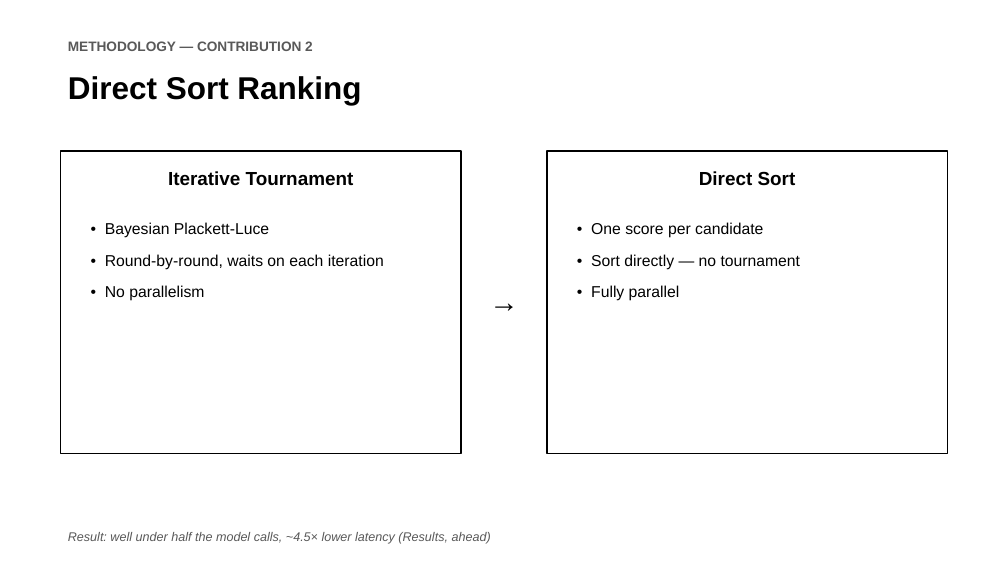
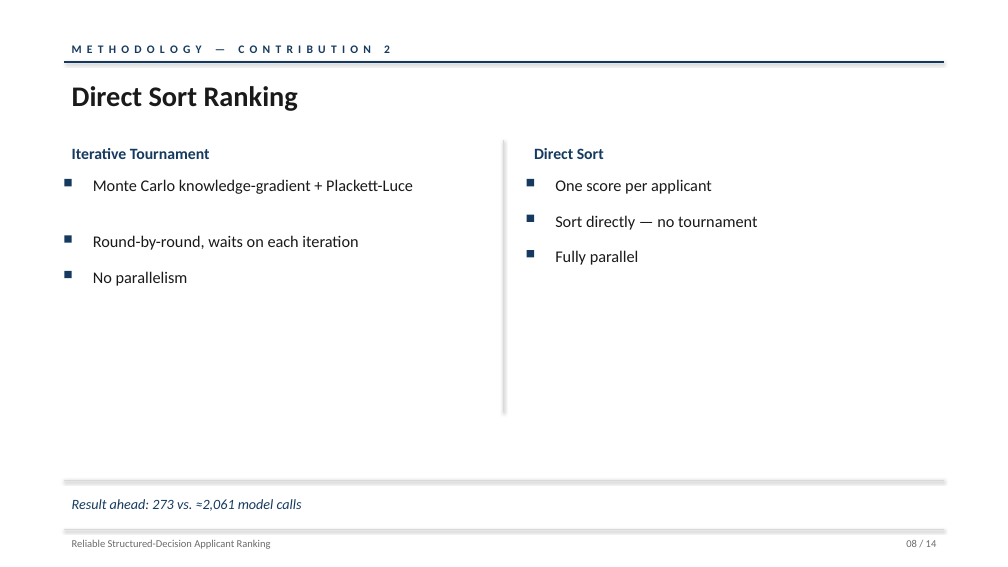
Before and after one commit to jessieangelicauni/hire-rank, a slide deck: slide 8 of docs/presentation/icaides2026_jev.pptx. Drawn at 1008x567 pixels with LibreOffice and Linux fonts; fonts in the diff are those of the drawing. Boxes give left, top, right and bottom in pixels: in the first picture for what was removed or moved away, otherwise in the second. Text is boxed around its words. In the diff, an @@ line names an element or a change of style, - is before the commit and + after.

```diff
--- a/docs/presentation/icaides2026_jev.pptx
+++ b/docs/presentation/icaides2026_jev.pptx
@@ text at <box>72,43,390,56</box>: text changed; size 13 to 11 pt; font Arial to Calibri; text colour #595959 to #163A5F @@
-METHODOLOGY — CONTRIBUTION 2
+M E T H O D O L O G Y — C O N T R I B U T I O N 2
@@ text "Direct Sort Ranking": place and size @@
-text "Direct Sort Ranking" at <box>68,76,361,105</box>
+text "Direct Sort Ranking" at <box>72,86,298,111</box>
@@ text "Direct Sort Ranking" at <box>72,86,298,111</box>: size 30 to 27 pt, font Arial to Calibri, text colour #000000 to #1A1A1A @@
@@ line added from (64, 62) to (944, 62), #163A5F 1.5 pt @@
@@ text "Iterative Tournament": place and size @@
-text "Iterative Tournament" at <box>168,171,354,186</box>
+text "Iterative Tournament" at <box>72,148,210,159</box>
@@ text "Iterative Tournament" at <box>72,148,210,159</box>: size 18 to 15 pt, font Arial to Calibri, text colour #000000 to #163A5F; alignment centre to left @@
@@ line added from (504, 140) to (504, 412), #D9D9D9 1 pt @@
@@ text "Direct Sort" at <box>534,148,604,159</box>: size 18 to 15 pt, font Arial to Calibri, text colour #000000 to #163A5F; alignment centre to left @@
@@ text "Direct Sort": place and size @@
-text "Direct Sort" at <box>699,171,796,186</box>
+text "Direct Sort" at <box>534,148,604,159</box>
@@ rectangle removed at <box>60,151,461,454</box> @@
@@ rectangle added at <box>64,179,72,187</box>, fill #163A5F @@
@@ text added at <box>93,179,413,194</box>, 15.5 pt, text #1A1A1A @@
+Monte Carlo knowledge-gradient + Plackett-Luce
@@ rectangle added at <box>527,179,535,187</box>, fill #163A5F @@
@@ rectangle removed at <box>547,151,948,454</box> @@
@@ text added at <box>555,179,712,194</box>, 15.5 pt, text #1A1A1A @@
+One score per applicant
@@ rectangle added at <box>64,235,72,243</box>, fill #163A5F @@
@@ text at <box>93,235,358,250</box>: text changed; size 15 to 15.5 pt; font Arial to Calibri; text colour #000000 to #1A1A1A @@
-• Bayesian Plackett-Luce
-• Round-by-round, waits on each iteration
-• No parallelism
+Round-by-round, waits on each iteration
@@ rectangle added at <box>527,215,535,222</box>, fill #163A5F @@
@@ text at <box>555,215,757,230</box>: text changed; size 15 to 15.5 pt; font Arial to Calibri; text colour #000000 to #1A1A1A @@
-• One score per candidate
-• Sort directly — no tournament
-• Fully parallel
+Sort directly — no tournament
@@ rectangle added at <box>527,250,535,258</box>, fill #163A5F @@
@@ text added at <box>555,250,639,265</box>, 15.5 pt, text #1A1A1A @@
+Fully parallel
@@ rectangle added at <box>64,271,72,278</box>, fill #163A5F @@
@@ text added at <box>93,271,188,286</box>, 15.5 pt, text #1A1A1A @@
+No parallelism
@@ text removed at <box>461,280,547,325</box> @@
-→
@@ line added from (64, 480) to (944, 480), #D9D9D9 1 pt @@
@@ text at <box>72,499,302,511</box>: text changed; size 12 to 13.5 pt; font Arial to Calibri; text colour #595959 to #163A5F @@
-Result: well under half the model calls, ~4.5× lower latency (Results, ahead)
+Result ahead: 273 vs. ≈2,061 model calls
@@ line added from (64, 529) to (944, 529), #D9D9D9 0.75 pt @@
@@ text added at <box>72,540,271,549</box>, 10 pt, text #6B6B6B @@
+Reliable Structured-Decision Applicant Ranking
@@ text added at <box>906,540,937,547</box>, 10 pt, text #6B6B6B @@
+08 / 14
```
Also in this commit, not shown: 9 other slides changed, 4 slides added, 4 slides removed, 7 other files.
